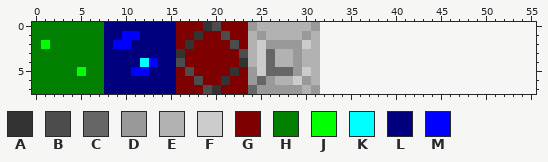
One commit to this pixel-art sprite: assets/bg_8x8.png. That is the earlier state.
The file is 32x8 pixels. The old version is drawn lined up with the new one, on the new canvas.
Palette (. is transparent): A #333333  B #4c4c4c  C #666666  D #999999  E #b2b2b2  F #cccccc  G #7f0000  H #007f00  J #00ff00  K #00ffff  L #00007f  M #0000ff
Pixels before, first column x 0:
0 HHHHHHHHLLLLLLLLGGGABGGGDEEEEEED
1 HHHHHHHHLLMMLLLLGGAGGBGGEDEEEEDE
2 HJHHHHHHLMMLLLLLGAGGGGBGEFDDDDFE
3 HHHHHHHHLLLLLLLLAGGGGGGBEFCEEDEE
4 HHHHHHHHLLLLKMLLBGGGGGGAEFCEEDEE
5 HHHHHJHHLLLMMLLLGBGGGGAGDFCCCDFE
6 HHHHHHHHLLLLLLLLGGBGGAGGDCDEEFDE
7 HHHHHHHHLLLLLLLLGGGBAGGGCDDDDDED
New version:
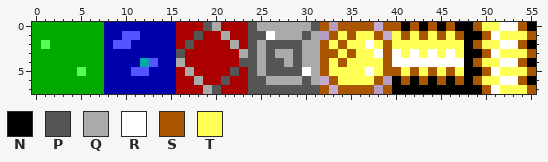
Colours new in this view: N #000000  P #555555  Q #aaaaaa  R #ffffff  S #aa5500  T #ffff55
Change:
canvas 32x8 -> 56x8
Colour G changes from #7f0000 to #aa0000.
Colour H changes from #007f00 to #00aa00.
Colour J changes from #00ff00 to #55ff55.
Colour K changes from #00ffff to #00aaaa.
Colour L changes from #00007f to #0000aa.
Colour M changes from #0000ff to #5555ff.
Colour N is added in row 0 at x 41, 43, 45, 47 to 48 and 55; in row 1 at x 48 to 49; in row 2 at x 48 and 55; in row 3 at x 48 to 49; in row 4 at x 48 and 55; in row 5 at x 48 to 49.
Colour N is added in row 6 at x 40, 42, 44, 46, 48 and 55; in row 7 at x 40 to 49.
Colour P replaces colour A in row 0 at x 19; in row 1 at x 18; in row 2 at x 17; in row 3 at x 16; in row 4 at x 23; in row 5 at x 22.
Colour P replaces colour A in row 6 at x 21; in row 7 at x 20.
Colour P replaces colour C in rows 3 to 4 at x 26; in row 5 at x 26 to 28; in row 6 at x 25; in row 7 at x 24.
Colour P replaces colour D in row 0 at x 24 and 31; in row 1 at x 25 and 30; in row 2 at x 26 to 29; in rows 3 to 4 at x 29; in row 5 at x 24 and 29; in row 6 at x 24 and 30.
Colour P replaces colour D in row 7 at x 25 to 29 and 31.
Colour P replaces colour E in rows 1 to 3 at x 24; in row 4 at x 24 and 27; in row 7 at x 30.
Colour Q replaces colour B in row 0 at x 20; in row 1 at x 21; in row 2 at x 22; in row 3 at x 23; in row 4 at x 16; in row 5 at x 17.
Colour Q replaces colour B in row 6 at x 18; in row 7 at x 19.
Colour Q replaces colour D in row 6 at x 26.
Colour Q replaces colour E in row 0 at x 25 to 30; in row 1 at x 27 to 29 and 31; in row 2 at x 31; in row 3 at x 27 to 28 and 30 to 31; in row 4 at x 28 and 30 to 31; in row 5 at x 31.
Colour Q replaces colour E in row 6 at x 27 to 28 and 31.
Colour Q replaces colour F in row 2 at x 25 and 30; in rows 3 to 5 at x 25; in row 6 at x 29.
Colour R is added in row 0 at x 52 to 53; in row 1 at x 51; in row 2 at x 37 and 52 to 53; in row 3 at x 38, 40, 42, 44, 46 and 51; in row 4 at x 40 to 47 and 52 to 53; in row 5 at x 37 and 51.
Colour R is added in row 6 at x 52 to 53; in row 7 at x 51.
Colour R replaces colour E in row 1 at x 26.
Colour R replaces colour F in row 5 at x 30.
Colour S is added in row 0 at x 32, 34 to 37, 39 to 40, 42, 44, 46, 49 and 54; in row 1 at x 33, 35, 38, 41, 43, 45, 47, 50 and 55; in row 2 at x 32, 34, 39, 49 and 54; in row 3 at x 32 to 33, 35, 39, 50 and 55; in row 4 at x 32, 34, 39, 49 and 54; in row 5 at x 32, 39 to 40, 42, 44, 46, 50 and 55.
Colour S is added in row 6 at x 33, 38, 41, 43, 45, 47, 49 and 54; in row 7 at x 32, 34 to 37, 39, 50 and 55.
Colour T is added in row 0 at x 50 to 51; in row 1 at x 34, 36 to 37, 40, 42, 44, 46 and 52 to 54; in row 2 at x 33, 35 to 36, 38, 40 to 47 and 50 to 51; in row 3 at x 34, 36 to 37, 41, 43, 45, 47 and 52 to 54; in row 4 at x 33, 35 to 38 and 50 to 51; in row 5 at x 33 to 36, 38, 41, 43, 45, 47 and 52 to 54.
Colour T is added in row 6 at x 34 to 37 and 50 to 51; in row 7 at x 52 to 54.
